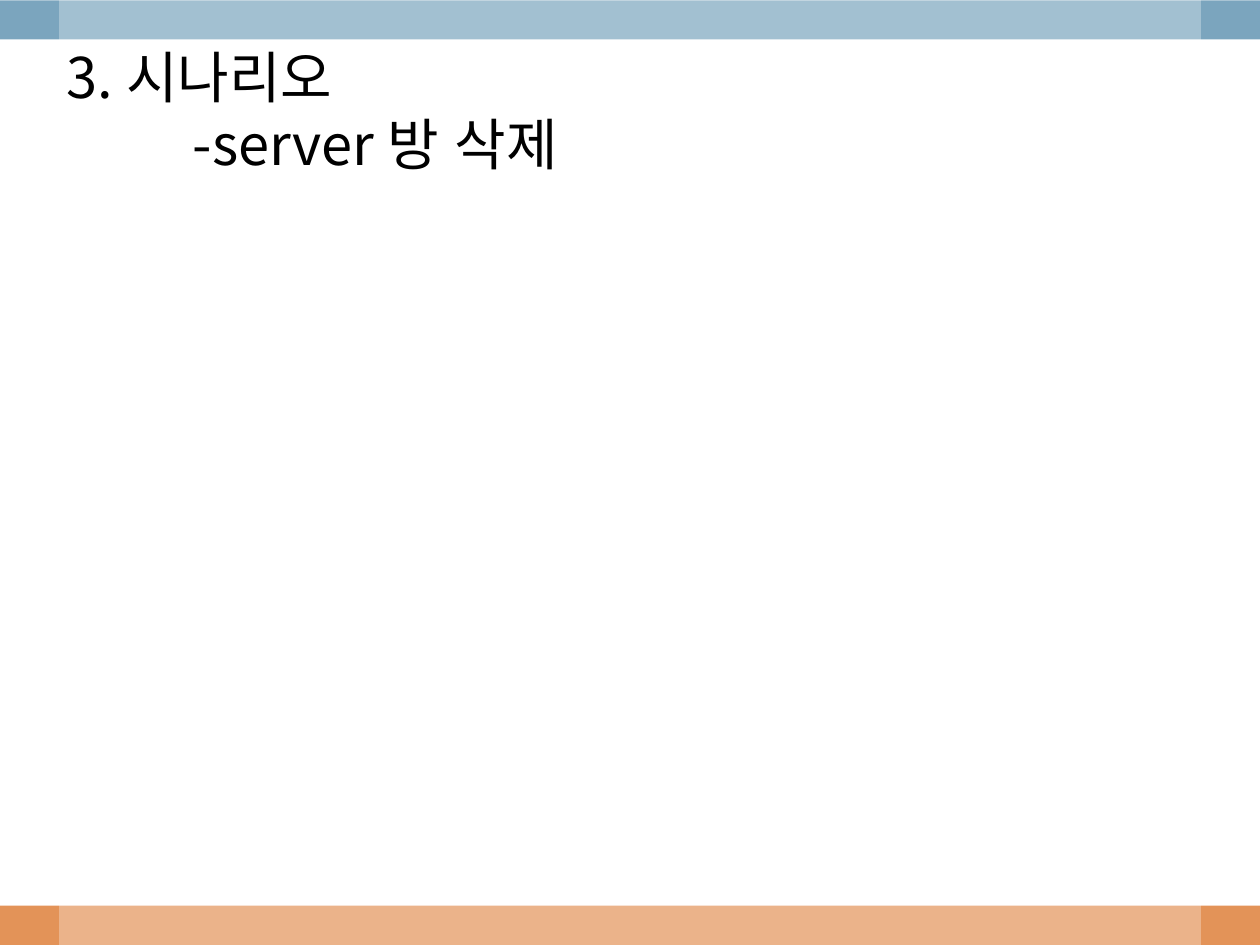
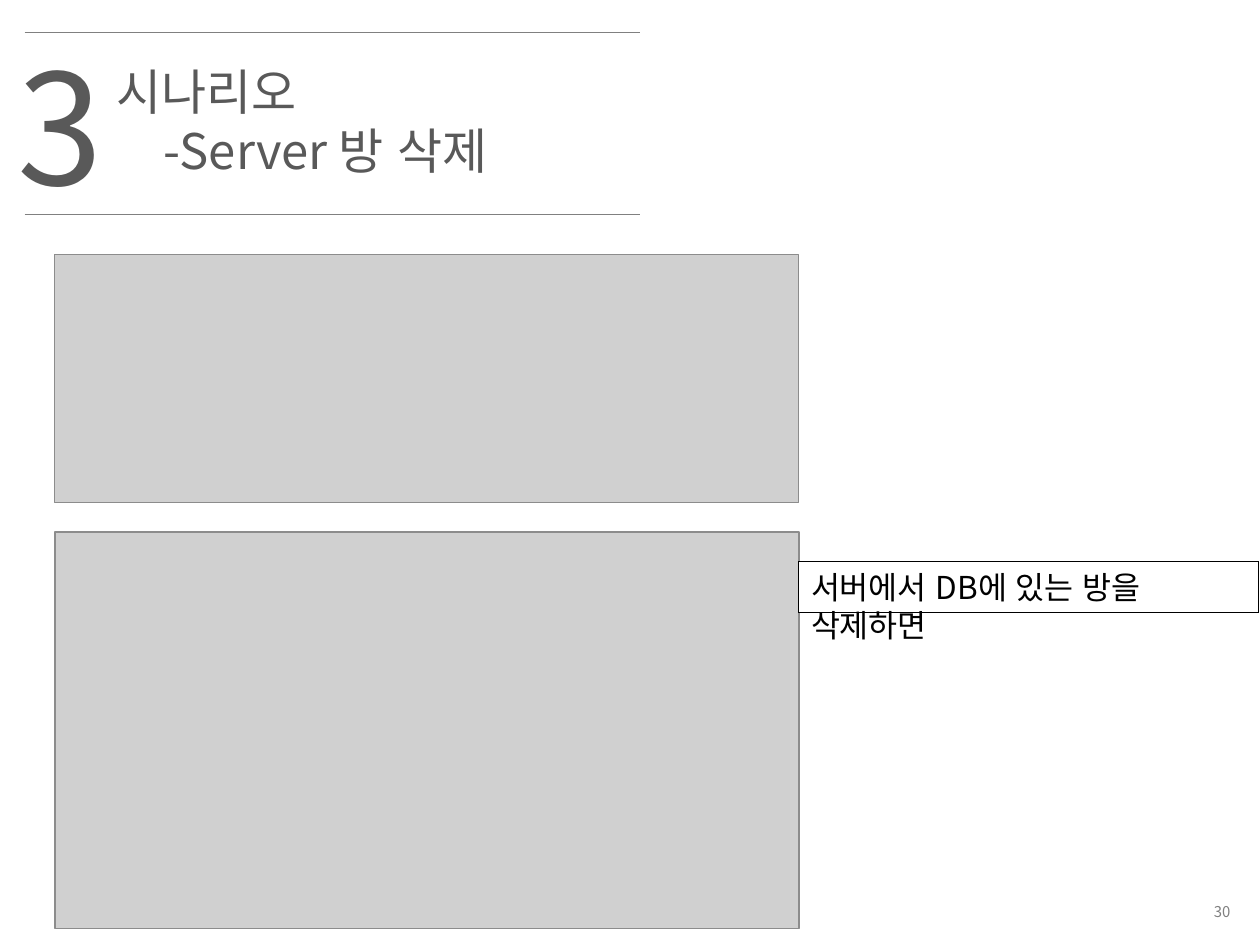
Before and after one commit to imjihun/EglobalStudy, a slide deck: slide 31 of ppt/chatting.pptx. Drawn at 1260x945 pixels with LibreOffice and Linux fonts; fonts in the diff are those of the drawing; grey boxes stand for pictures; background and template pictures are left out. Boxes give left, top, right and bottom in pixels: in the first picture for what was removed or moved away, otherwise in the second. Text is boxed around its words. In the diff, an @@ line names an element or a change of style, - is before the commit and + after.

```diff
--- a/ppt/chatting.pptx
+++ b/ppt/chatting.pptx
@@ rectangle removed at [0,0,1260,39] @@
@@ rectangle removed at [59,0,1201,945] @@
@@ text added at [17,32,102,215], 88 pt, text #595959 @@
+3
@@ line added from (25, 33) to (640, 33), #808080 0.75 pt @@
@@ text at [117,69,488,173]: text changed; size 32 to 28 pt; text colour #000000 to #595959 @@
-3. 시나리오
--server 방 삭제
+시나리오
+-Server 방 삭제
@@ line added from (25, 214) to (640, 214), #808080 0.75 pt @@
@@ picture added at [54,255,799,503] @@
@@ picture added at [55,532,800,929] @@
@@ rectangle added at [799,562,1259,612], fill #FFFFFF, outline #000000 0.75 pt, 18 pt, text #000000 @@
+서버에서 DB에 있는 방을 삭제하면
@@ rectangle removed at [0,906,1260,945] @@
@@ page number added at [1214,906,1231,917], 8.5 pt, text #808080 @@
+30
```
Also in this commit, not shown: 31 other slides changed, 2 slides added, 1 slide removed, 1 other file.
